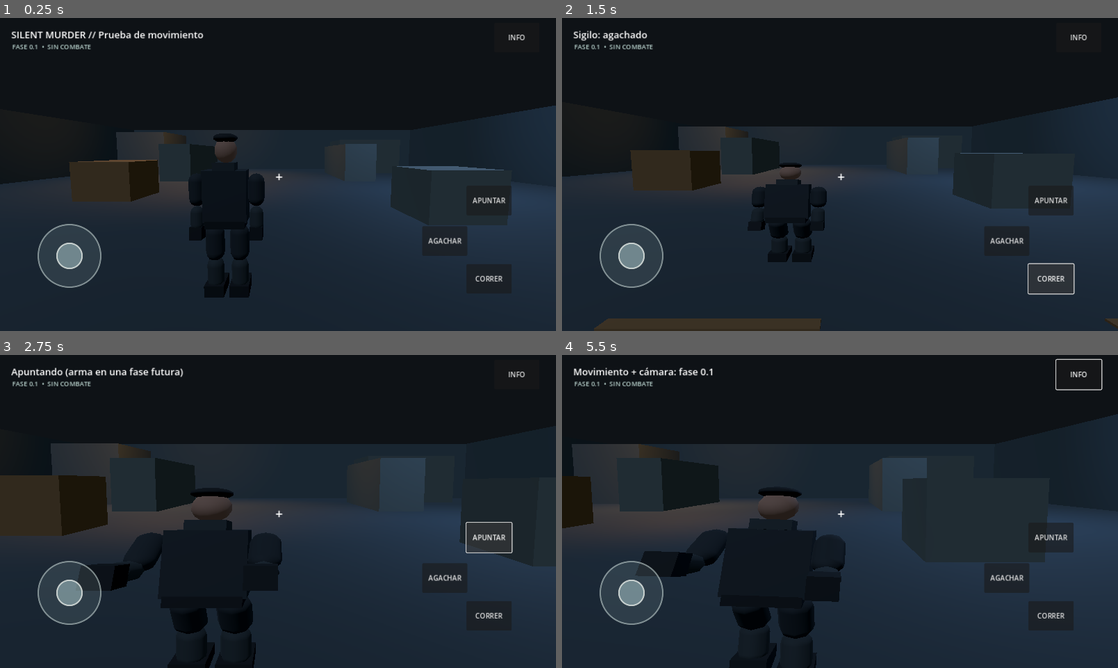
Above: before the commit, frames 1-4 (two rows, left to right).
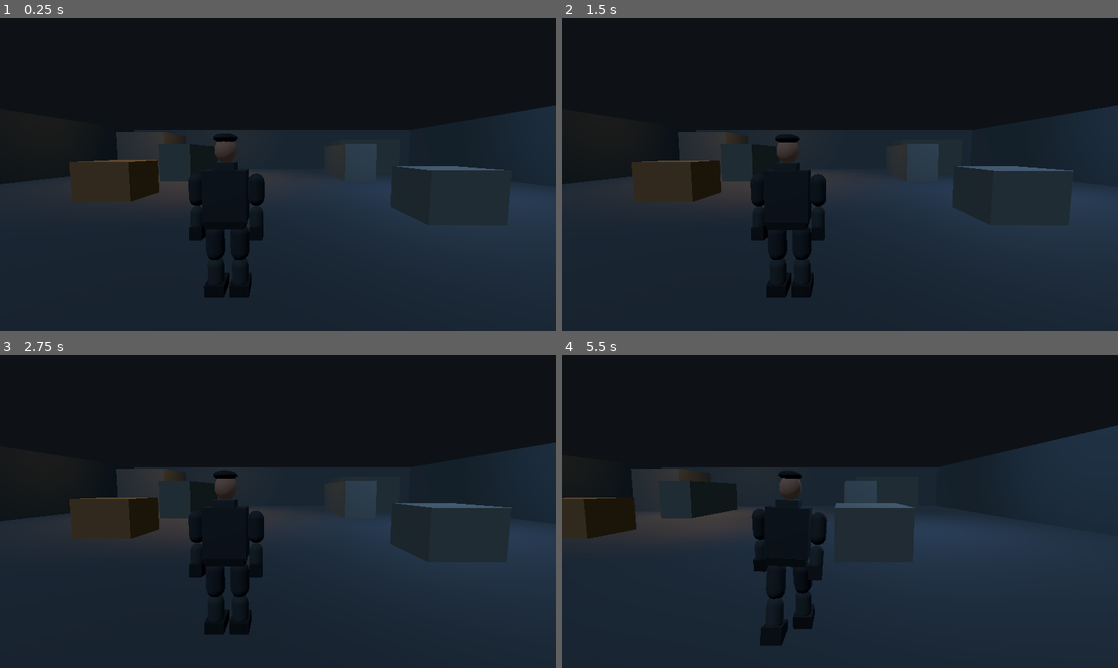
Above: after the commit, the same moments.

Repository: LoloscarPrr/Silent-murder
Game: Godot game, scene res://scenes/main.tscn
The game is run twice, just before and just after one commit, with the same random seed, the same clock (stepped at 60 frames per second) and the same inputs.
Inputs (mouse positions are in pixels of both pictures, inside the frame that each line leads up to):
- Up to frame 1 (0.25 s): no input
- Up to frame 2 (1.5 s): click (1006, 240) at 0.5 s, where only the run before the commit has a clickable "AGACHAR"; click (1051, 277) at 1.25 s, where only the run before the commit has a clickable "CORRER"
- Up to frame 3 (2.75 s): click (489, 536) at 2 s, where only the run before the commit has a clickable "APUNTAR"
- Up to frame 4 (5.5 s): click (1079, 373) at 2.75 s, where only the run before the commit has a clickable "INFO"; tap Enter at 3.5 s; move the mouse to (962, 495) at 3.52 s; hold Right (ui_right) 3.53-4.25 s; click (962, 495) at 3.67 s; drag from (728, 527) to (812, 574) at 4.27 s; move the mouse to (895, 442) at 5.02 s; hold Right (ui_right) from 5.03 s (still down)

The runs differ from the first frame. In frame 1, 1.8% of the frame differs, in the area x 2-95%, y 4-87%; in frame 2, 8.2%; in frame 3, 20%; in frame 4, 20%, in the area x 0-100%, y 1-100%.
Error after the commit: Parse Error: Identifier "_fps_label" not declared in the current scope. (res://scripts/mobile_controls.gd:46)

Commit message:
feat(0.2): HUD informativo y contador FPS

Diff:
--- a/scripts/mobile_controls.gd
+++ b/scripts/mobile_controls.gd
@@ -23,12 +23,12 @@
  _joystick_visual.mouse_filter = Control.MOUSE_FILTER_IGNORE
  _surface.add_child(_joystick_visual)
  _status = Label.new()
- _status.text = "SILENT MURDER // Prueba de movimiento"
+ _status.text = "SILENT MURDER  /  MOVIMIENTO"
  _status.position = Vector2(26,23)
  _status.add_theme_font_size_override("font_size",22)
  _surface.add_child(_status)
  var hint := Label.new()
- hint.text = "FASE 0.1  •  SIN COMBATE"
+ hint.text = "ALPHA 0.2  •  PRUEBA DE CONTROL Y CAMARA"
  hint.position = Vector2(28,55)
  hint.modulate = Color(.72,.82,.8)
  hint.add_theme_font_size_override("font_size",15)
@@ -43,6 +43,16 @@
  _button("CORRER",Vector2(.88,.83),"sprint")
  _button("APUNTAR",Vector2(.88,.58),"aim")
  _button("INFO",Vector2(.93,.06),"info")
+ _fps_label = Label.new()
+ _fps_label.name = "FrameRate"
+ _fps_label.text = "-- FPS"
+ _fps_label.anchor_left = .65
+ _fps_label.anchor_right = .65
+ _fps_label.anchor_top = .03
+ _fps_label.anchor_bottom = .03
+ _fps_label.add_theme_font_size_override("font_size",19)
+ _fps_label.modulate = Color(.83,.90,.82)
+ _surface.add_child(_fps_label)
  if operative != null:
   operative.status_changed.connect(_set_status)
  _surface.resized.connect(_surface_changed)
@@ -115,7 +125,7 @@
  if action == "aim":
   b.pressed.connect(func() -> void: operative.toggle_aim())
  if action == "info":
-  b.pressed.connect(func() -> void: _status.text = "Movimiento + cámara: fase 0.1")
+  b.pressed.connect(func() -> void: _status.text = "Alpha 0.2: caminar, correr, sigilo, apuntar y camara")
  if action == "sprint":
   b.button_down.connect(func() -> void: operative.is_sprinting = true)
   b.button_up.connect(func() -> void: operative.is_sprinting = false)
